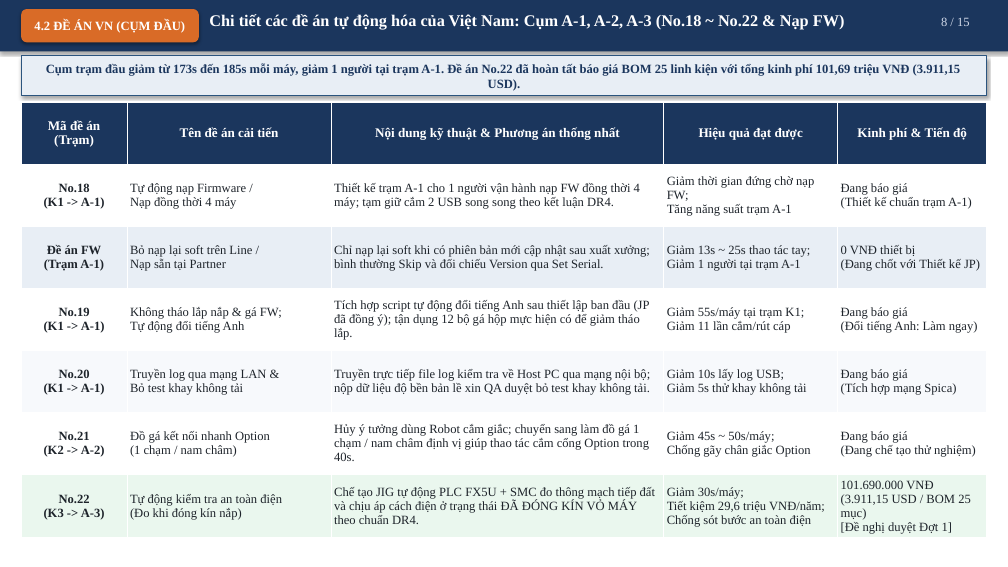
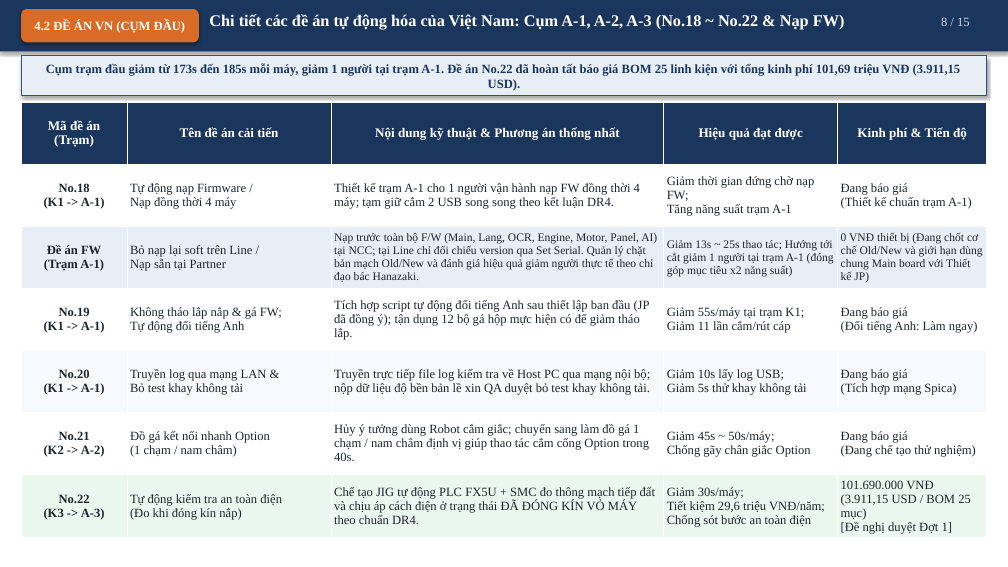
Before and after one commit to Nakazasen/bao_cao_dc_EXPIris, a slide deck: slide 8 of Bao_Cao_Dieu_Chinh_IrisEXP_VN.pptx. Drawn at 1008x567 pixels with LibreOffice and Linux fonts; fonts in the diff are those of the drawing. Boxes give left, top, right and bottom in pixels: in the first picture for what was removed or moved away, otherwise in the second. Text is boxed around its words. In the diff, an @@ line names an element or a change of style, - is before the commit and + after.

```diff
--- a/Bao_Cao_Dieu_Chinh_IrisEXP_VN.pptx
+++ b/Bao_Cao_Dieu_Chinh_IrisEXP_VN.pptx
@@ table at (21, 102, 987, 538) @@
-row 3: Đề án FW (Trạm A-1) | Bỏ nạp lại soft trên Line / Nạp sẵn tại Partner | Chỉ nạp lại soft khi có phiên bản mới cập nhật sau xuất xưởng; bình thường Skip và đối chiếu Version qua Set Serial. | Giảm 13s ~ 25s thao tác tay; Giảm 1 người tại trạm A-1 | 0 VNĐ thiết bị (Đang chốt với Thiết kế JP)
+row 3: Đề án FW (Trạm A-1) | Bỏ nạp lại soft trên Line / Nạp sẵn tại Partner | Nạp trước toàn bộ F/W (Main, Lang, OCR, Engine, Motor, Panel, AI) tại NCC; tại Line chỉ đối chiếu version qua Set Serial. Quản lý chặt bản mạch Old/New và đánh giá hiệu quả giảm người thực tế theo chỉ đạo bác Hanazaki. | Giảm 13s ~ 25s thao tác; Hướng tới cắt giảm 1 người tại trạm A-1 (đóng góp mục tiêu x2 năng suất) | 0 VNĐ thiết bị (Đang chốt cơ chế Old/New và giới hạn dùng chung Main board với Thiết kế JP)
```
Also in this commit, not shown: 2 other slides changed, 2 other files.
